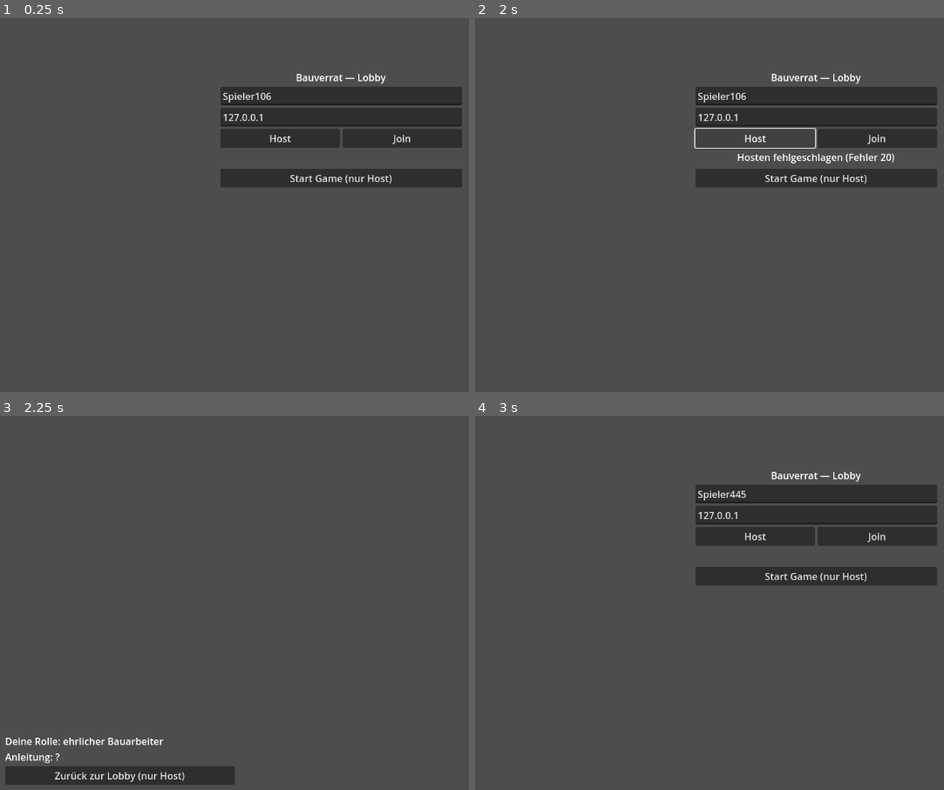
Above: before the commit, frames 1-4 (two rows, left to right).
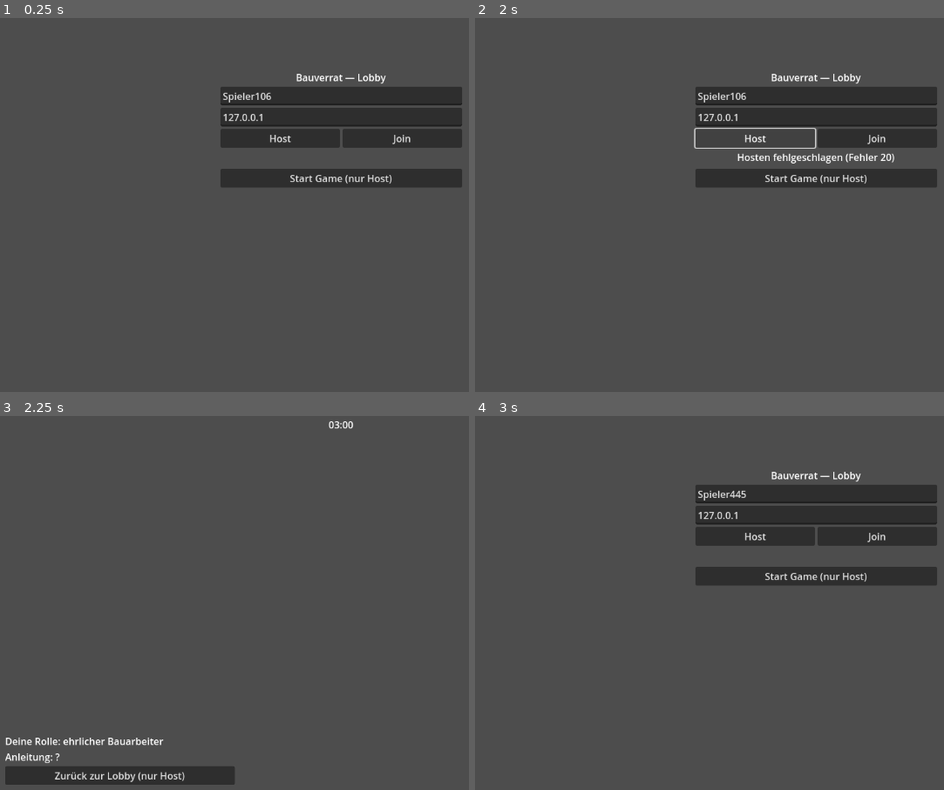
Above: after the commit, the same moments.

Repository: vilunacode/Blueprint-Liars
Game: Godot game, scene res://scenes/main/Main.tscn
Same seed, same stepped clock (60 frames per second), same inputs: the game is played once before the commit and once after it.
Inputs (mouse positions are in pixels of both pictures, inside the frame that each line leads up to):
- Up to frame 1 (0.25 s): no input
- Up to frame 2 (2 s): tap Enter at 0.5 s; move the mouse to (outside the picture) at 0.52 s; click (outside the picture) at 0.67 s; click "Host" at 1.25 s
- Up to frame 3 (2.25 s): click "Start Game (nur Host)" at 2 s
- Up to frame 4 (3 s): click "Zurück zur Lobby (nur Host)" at 2.75 s

Frames 1-2 are identical in both runs. In frame 3, less than 0.1% of the frame differs, in the area x 70-76%, y 1-4%; in frame 4, nothing differs.

Commit message:
Timer, Inspektion + Fix: Decoy-Name verriet Sabotage (Schritt 7)
Bugfix: shelf_board_short.tres hieß in der UI "Regalbrett (zu kurz)" -
das hat die Sabotage sofort verraten, statt sie zu verstecken. Zeigt
jetzt denselben Namen "Regalbrett" wie das echte Teil; nur die interne
ID bleibt unterscheidbar.

Bauphasen-Timer (3 Minuten, rein lokal pro Client, kein harter
Host-Sync nötig für eine reine Anzeige). Inspektions-Mechanik: "Prüfen"-
Button pro Hand-Teil deckt die exakte Größe auf, kostet 5 Sekunden vom
Timer - das ist die Risiko/Nutzen-Abwägung aus dem Spielkonzept, jetzt
auch der einzige Weg, Regalbrett von Regalbrett (Decoy) zu unterscheiden.

Co-Authored-By: Claude Opus 4.8 <noreply@anthropic.com>

Diff:
--- a/resources/parts/shelf_board_short.tres
+++ b/resources/parts/shelf_board_short.tres
@@ -5,7 +5,7 @@
 [resource]
 script = ExtResource("1")
 id = &"shelf_board_short"
-display_name = "Regalbrett (zu kurz)"
+display_name = "Regalbrett"
 size = Vector3(0.85, 0.05, 0.35)
 mass = 1.3
 color = Color(0.75, 0.55, 0.3, 1)
--- a/scenes/build/BuildArena.gd
+++ b/scenes/build/BuildArena.gd
@@ -1,15 +1,20 @@
 extends Node3D
 
 const SLOT_SCENE := preload("res://scenes/build/Slot.tscn")
+const BUILD_DURATION_SECONDS := 180.0
+const INSPECTION_COST_SECONDS := 5.0
 
 @onready var slots_container: Node3D = $Slots
 @onready var info_label: Label = $UI/VBoxContainer/InfoLabel
 @onready var back_button: Button = $UI/VBoxContainer/BackButton
 @onready var hand_container: HBoxContainer = $UI/HandContainer
+@onready var time_label: Label = $UI/TimeLabel
 
 var slots_by_id: Dictionary = {}  # StringName -> Slot-Node
 var hand_counts: Dictionary = {}  # StringName -> int, rein lokal/optisch
 var selected_part_id: StringName = &""
+var inspected_part_ids: Dictionary = {}  # StringName -> bool, rein lokal/optisch
+var remaining_time: float = BUILD_DURATION_SECONDS
 
 var filled_slots: Dictionary = {}  # StringName -> StringName, Host-autoritativ
 var peer_hand_counts: Dictionary = {}  # int (peer_id) -> Dictionary, Host-autoritativ
@@ -22,6 +27,23 @@
 	_spawn_slots()
 	_build_hand()
 	_update_info_label()
+	remaining_time = BUILD_DURATION_SECONDS
+	_update_time_label()
+
+
+func _process(delta: float) -> void:
+	if remaining_time <= 0.0:
+		return
+	remaining_time = max(0.0, remaining_time - delta)
+	_update_time_label()
+
+
+func _update_time_label() -> void:
+	if remaining_time <= 0.0:
+		time_label.text = "Zeit abgelaufen!"
+		return
+	var total_seconds := int(ceil(remaining_time))
+	time_label.text = "%02d:%02d" % [total_seconds / 60, total_seconds % 60]
 
 
 func _spawn_slots() -> void:
@@ -56,16 +78,41 @@
 		if count <= 0:
 			continue
 		var part: PartData = PartLibrary.get_part(part_id)
-		var button := Button.new()
-		button.text = "%s x%d" % [part.display_name, count]
-		button.toggle_mode = true
-		button.button_group = group
-		button.pressed.connect(_on_hand_button_pressed.bind(part_id))
-		hand_container.add_child(button)
+
+		var item_box := HBoxContainer.new()
+
+		var label_text := "%s x%d" % [part.display_name, count]
+		if inspected_part_ids.get(part_id, false):
+			label_text += " (%.2fm)" % part.size.x
+		var select_button := Button.new()
+		select_button.text = label_text
+		select_button.toggle_mode = true
+		select_button.button_group = group
+		select_button.pressed.connect(_on_hand_button_pressed.bind(part_id))
+		item_box.add_child(select_button)
+
+		var inspect_button := Button.new()
+		inspect_button.text = "Prüfen"
+		inspect_button.disabled = inspected_part_ids.get(part_id, false)
+		inspect_button.pressed.connect(_on_inspect_pressed.bind(part_id))
+		item_box.add_child(inspect_button)
+
+		hand_container.add_child(item_box)
 
 
 func _on_hand_button_pressed(part_id: StringName) -> void:
 	selected_part_id = part_id
+
+
+func _on_inspect_pressed(part_id: StringName) -> void:
+	# Deckt die tatsächliche Größe eines Teils auf - kostet Zeit vom Bau-Timer,
+	# das ist die Risiko/Nutzen-Abwägung aus dem Spielkonzept.
+	if inspected_part_ids.get(part_id, false):
+		return
+	inspected_part_ids[part_id] = true
+	remaining_time = max(0.0, remaining_time - INSPECTION_COST_SECONDS)
+	_update_time_label()
+	_refresh_hand_ui()
 
 
 func _on_slot_clicked(slot: Node3D) -> void:
--- a/scenes/build/BuildArena.tscn
+++ b/scenes/build/BuildArena.tscn
@@ -44,9 +44,22 @@
 anchor_top = 1.0
 anchor_right = 1.0
 anchor_bottom = 1.0
-offset_left = -600.0
+offset_left = -750.0
 offset_top = -80.0
 offset_right = -20.0
 offset_bottom = -20.0
 grow_horizontal = 0
 grow_vertical = 0
+
+[node name="TimeLabel" type="Label" parent="UI"]
+layout_mode = 3
+anchors_preset = 5
+anchor_left = 0.5
+anchor_right = 0.5
+offset_left = -60.0
+offset_top = 20.0
+offset_right = 60.0
+offset_bottom = 60.0
+grow_horizontal = 2
+horizontal_alignment = 1
+text = "03:00"
